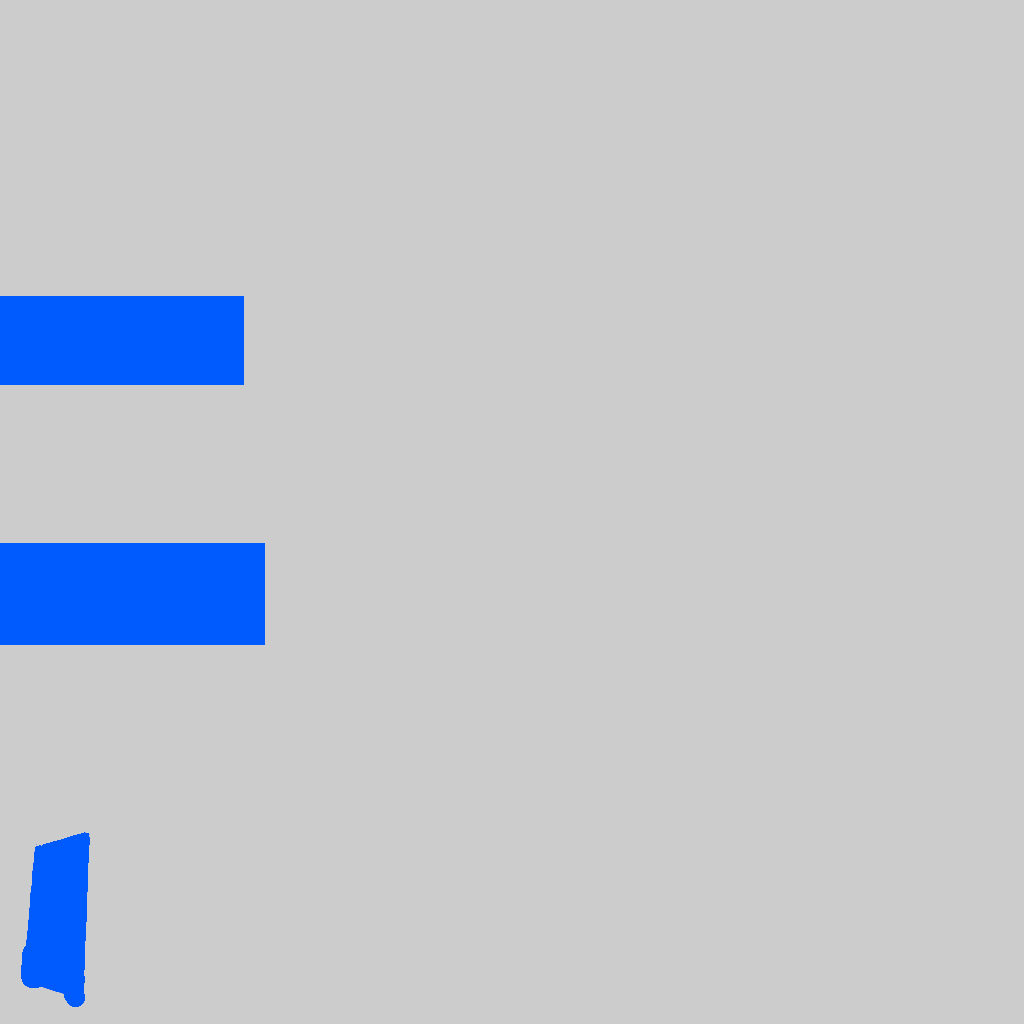
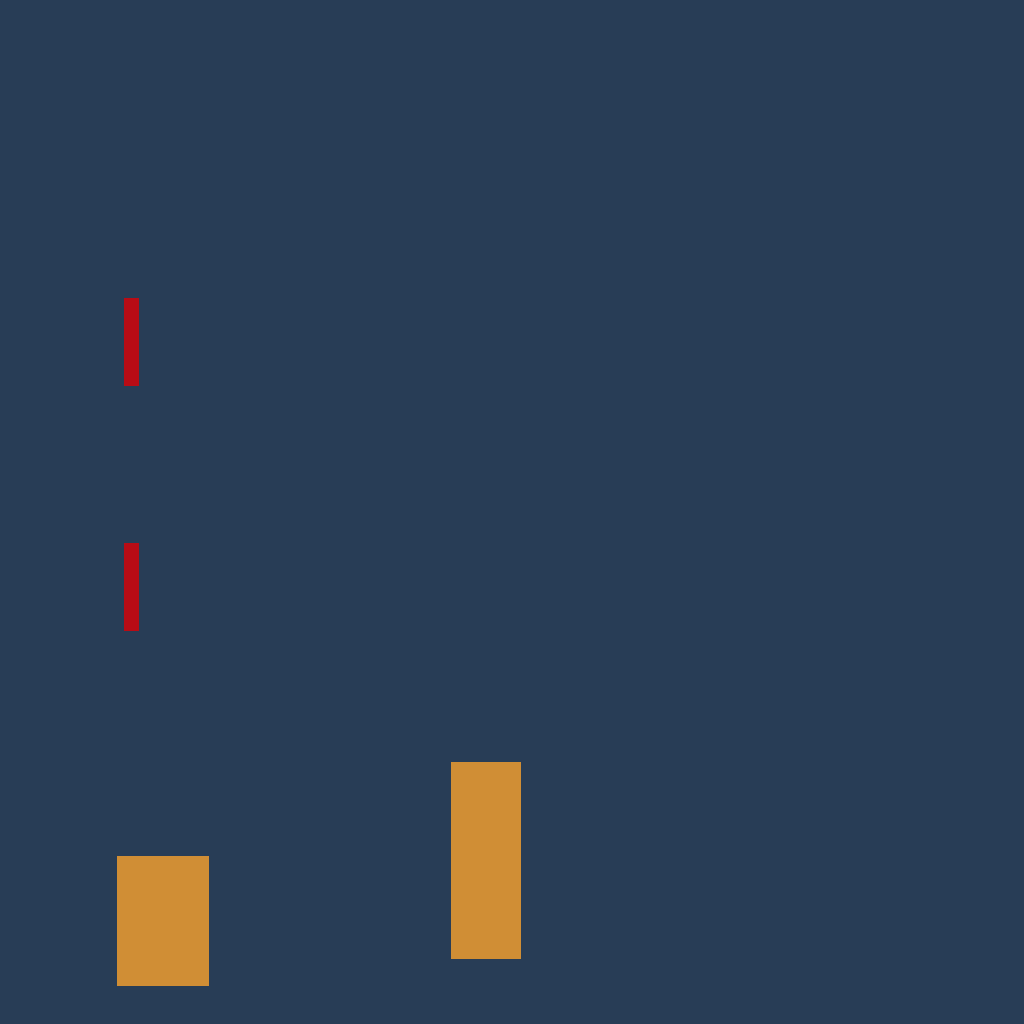
The second 1024px x 1024px image is a revision of the first. Changes to its layers:
painted on "body.png" over left=0, top=0, right=1024, bottom=1024
